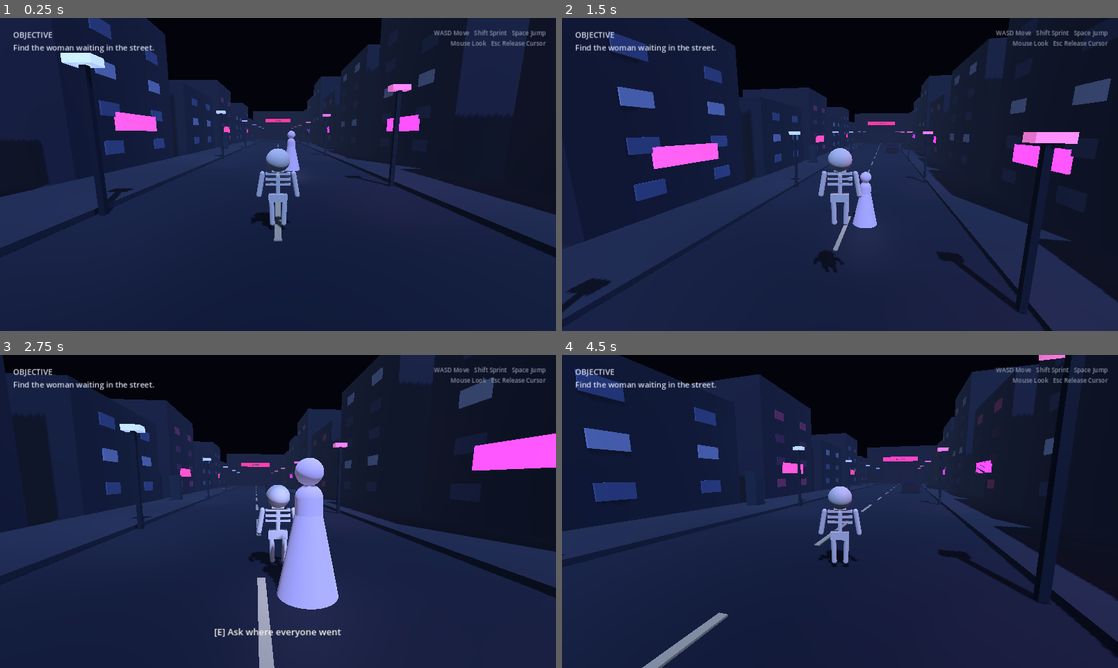
Above: before the commit, frames 1-4 (two rows, left to right).
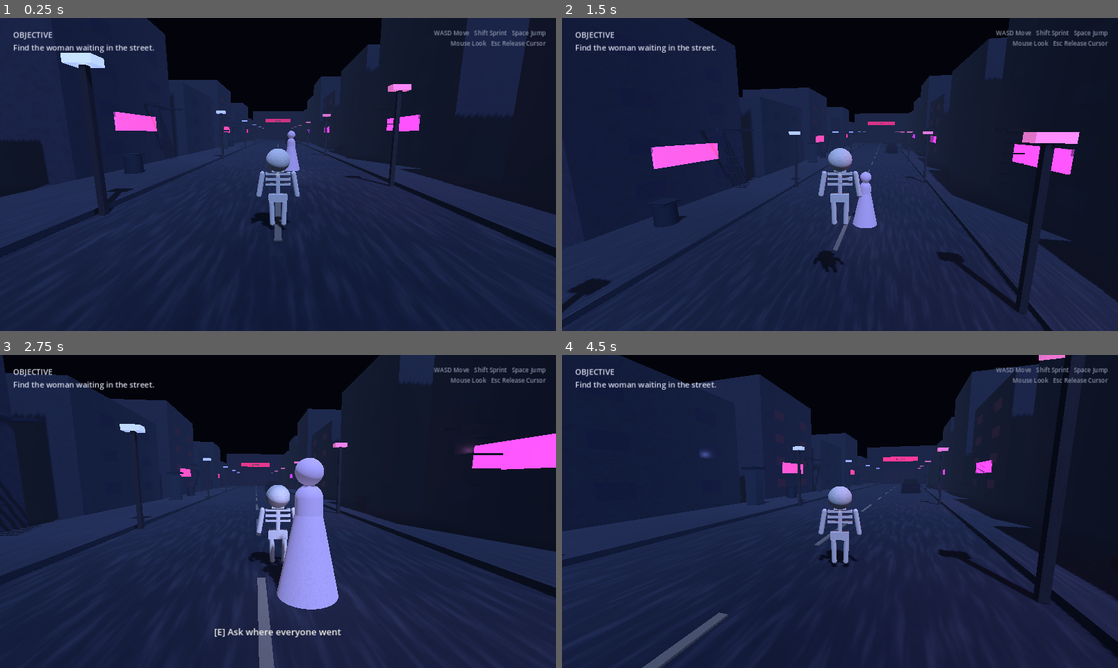
Above: after the commit, the same moments.

Repository: fuzeonspotify/outoftime
Game: Godot game, scene res://scenes/afterlife_city.tscn
Two runs of this game, one before a commit and one after it. Both use one fixed random seed, a clock stepped at 60 frames per second and the inputs below. This scene is started directly instead of the project's main scene.
Inputs (mouse positions are in pixels of both pictures, inside the frame that each line leads up to):
- Up to frame 1 (0.25 s): no input
- Up to frame 2 (1.5 s): tap Enter at 0.5 s; move the mouse to (867, 174) at 0.52 s; hold E (interact) 0.53-1.28 s; hold W (move_forward) from 0.53 s (still down); tap Space (jump) at 0.77 s; move the mouse to (812, 174) at 1.27 s; tap Shift (sprint) at 1.35 s
- Up to frame 3 (2.75 s): keep holding W (move_forward); tap Space (jump) at 1.52 s; move the mouse to (289, 505) at 2.02 s; hold E (interact) from 2.03 s (still down)
- Up to frame 4 (4.5 s): keep holding W (move_forward); move the mouse to (834, 517) at 2.77 s; release E (interact) at 2.78 s; tap Shift (sprint) at 2.85, 4.35 s; tap Space (jump) at 3.02, 3.77 s; move the mouse to (878, 514) at 3.52 s; hold E (interact) 3.53-4.28 s; move the mouse to (795, 508) at 4.27 s

The runs differ from the first frame. In frame 1, 1.5% of the frame differs, in the area x 15-79%, y 0-72%; in frame 2, 2.9%, in the area x 8-99%, y 4-75%; in frame 3, 2.0%; in frame 4, 2.9%.
Error in both runs: Invalid assignment of property or key 'volume_linear' with value of type 'float' on a base object of type 'AudioStreamPlayer'. (res://scripts/audio/music_direc…

Commit message:
Enable textured art pass in afterlife city

Diff:
--- a/scenes/afterlife_city.tscn
+++ b/scenes/afterlife_city.tscn
@@ -1,8 +1,9 @@
-[gd_scene load_steps=4 format=3]
+[gd_scene load_steps=5 format=3]
 
 [ext_resource type="Script" path="res://scripts/world/afterlife_city.gd" id="1_city"]
 [ext_resource type="Script" path="res://scripts/world/city_audio.gd" id="2_audio"]
 [ext_resource type="Script" path="res://scripts/world/nightclub_transition.gd" id="3_transition"]
+[ext_resource type="Script" path="res://scripts/world/environment_art_pass.gd" id="4_art"]
 
 [node name="AfterlifeCity" type="Node3D"]
 script = ExtResource("1_city")
@@ -12,3 +13,6 @@
 
 [node name="NightclubTransition" type="Node" parent="."]
 script = ExtResource("3_transition")
+
+[node name="EnvironmentArtPass" type="Node" parent="."]
+script = ExtResource("4_art")
